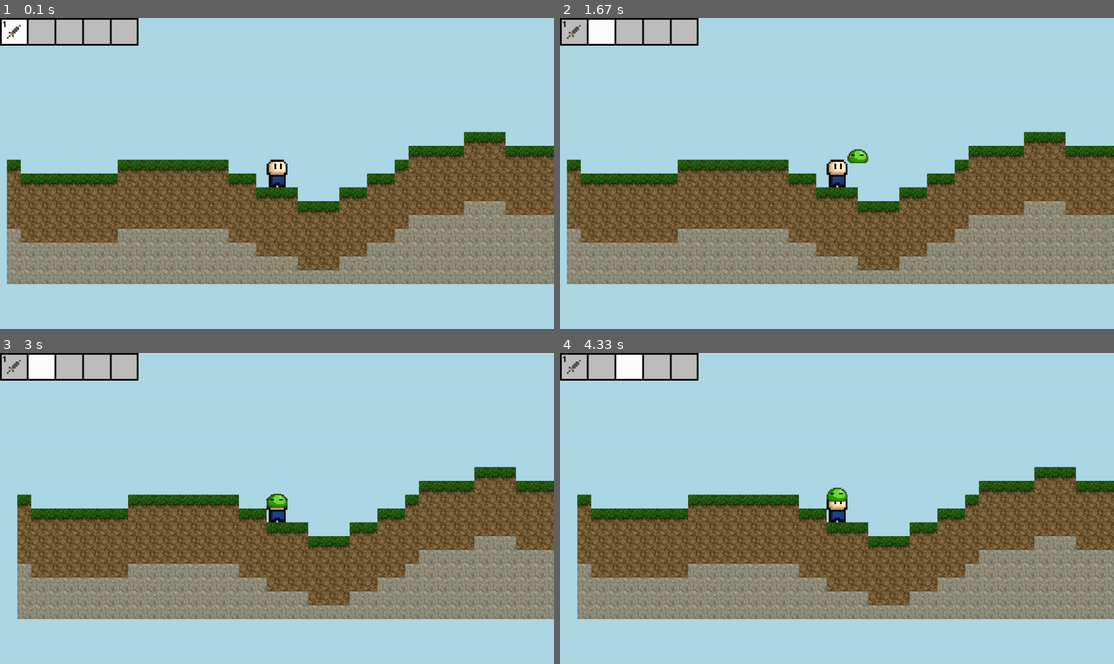
Above: before the commit, frames 1-4 (two rows, left to right).
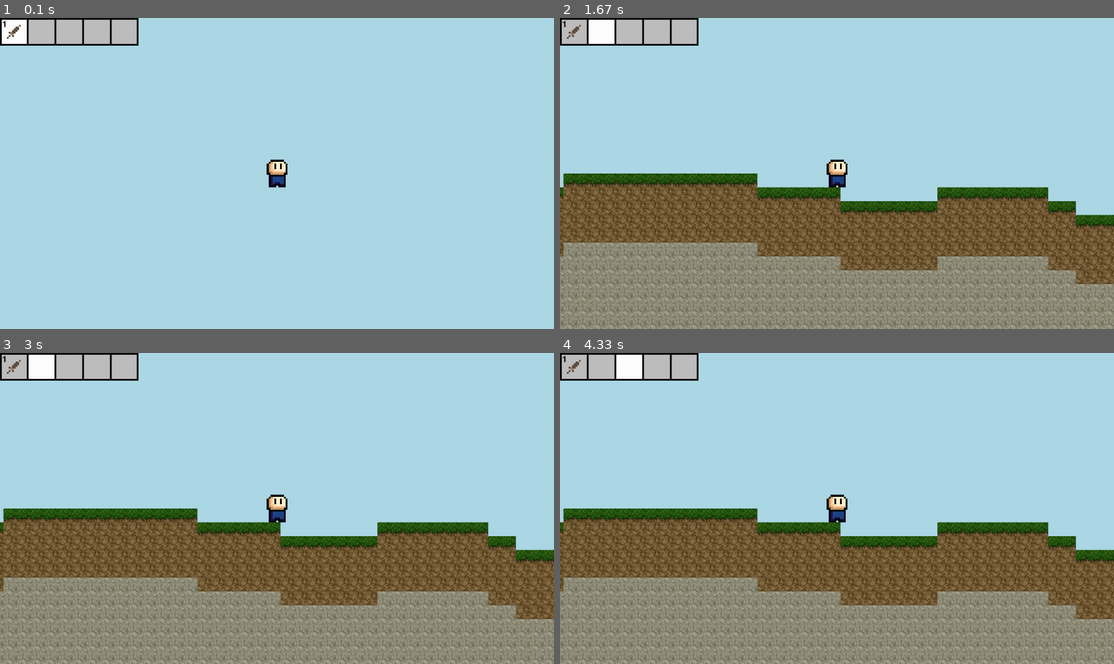
Above: after the commit, the same moments.

Repository: EricNohara/Pygame-Terraria-Clone
Game: pygame game, started from main.py
The game is run twice, just before and just after one commit, with the same random seed, the same clock (stepped at 60 frames per second) and the same inputs.
Inputs (mouse positions are in pixels of both pictures, inside the frame that each line leads up to):
- Up to frame 1 (0.1 s): no input
- Up to frame 2 (1.67 s): hold Right 0.33-0.8 s; move the mouse to (814, 185) at 0.37 s; hold Right 0.83-1.3 s; hold Left from 1.33 s (still down)
- Up to frame 3 (3 s): release Left at 1.87 s; hold Left 1.9-2.3 s; hold Right 2.33-2.97 s
- Up to frame 4 (4.33 s): hold Left 3-3.47 s; hold Right 3.5-3.97 s; hold Right from 4 s (still down)

The runs differ from the first frame. In frame 1, 38% of the frame differs, in the area x 1-100%, y 36-86%; in frame 2, 37%; in frame 3, 32%; in frame 4, 32%.

Commit message:
added chunk loading to game

Diff:
--- a/helper/myconstants.py
+++ b/helper/myconstants.py
@@ -11,9 +11,11 @@
 # physics
 GRAVITY = 0.1
 TERMINAL_VELOCITY = 2
-PLAYER_SPEED = 5
+PLAYER_SPEED = 10
 KNOCKBACK = 7
 FRICTION_CONSTANT = 0.2
 PLAYER_JUMP_POWER = 10
 TERRAIN_VOLATILITY = 0.08
 ENEMY_AGGRO_RANGE = 17.5
+CHUNKSIZE = 30
+CHUNKPIXELSIZE = CHUNKSIZE * TILESIZE
--- a/helper/scene.py
+++ b/helper/scene.py
@@ -6,6 +6,7 @@
 from helper.camera import Camera
 from opensimplex import OpenSimplex
 from inventory.inventory import Inventory
+from helper.items import *
 
 class Scene:
     def __init__(self, app) -> None:
@@ -26,8 +27,11 @@
         # Inventory:
         self.inventory = Inventory(self.app, self.textures)
 
-        self.player = Player([self.sprites], self.textures['player_static_right'], (600,300), {'group_list': self.group_list, 'textures': self.textures, 'inventory': self.inventory, 'health': 5})
+        self.player = Player([self.sprites], self.textures['player_static_right'], (0,0), {'group_list': self.group_list, 'textures': self.textures, 'inventory': self.inventory, 'health': 5})
         Mob([self.sprites, self.enemy_group], self.textures['slime_static_right'], (800, -500), parameters={'block_group': self.blocks, 'player': self.player, 'textures': self.textures, 'damage': 1})
+
+        self.chunks: dict[tuple[int, int], Chunk] = {}
+        self.active_chunks: dict[tuple[int, int], Chunk] = {}
 
         self.gen_world()
 
@@ -53,28 +57,98 @@
         return textures
 
     def gen_world(self):
+        pass
+
+    def update(self):
+        self.sprites.update()
+        self.inventory.update()
+        player_chunk_pos = Chunk.get_chunk_pos(self.player.rect.center)
+        positions = [player_chunk_pos,
+                     (player_chunk_pos[0] - 1, player_chunk_pos[1]),
+                     (player_chunk_pos[0] + 1, player_chunk_pos[1]),
+
+                     (player_chunk_pos[0] - 1, player_chunk_pos[1] - 1),
+                     (player_chunk_pos[0] + 1, player_chunk_pos[1] - 1),
+                     (player_chunk_pos[0], player_chunk_pos[1] - 1),
+
+                     (player_chunk_pos[0] - 1, player_chunk_pos[1] + 1),
+                     (player_chunk_pos[0] + 1, player_chunk_pos[1] + 1),
+                     (player_chunk_pos[0], player_chunk_pos[1] + 1),
+                     ]
+        for position in positions:
+            if position not in self.active_chunks:
+                if position in self.chunks:
+                    self.chunks[position].load_chunk()
+                    self.active_chunks[position] = self.chunks[position]
+                else:
+                    self.chunks[position] = Chunk(position, self.group_list, self.textures)
+                    self.active_chunks[position] = self.chunks[position]
+        target = None
+        for pos, chunk in self.active_chunks.items():
+            if pos not in positions:
+                target = pos
+        if target != None:
+            self.active_chunks[target].unload_chunk()
+            self.active_chunks.pop(target)
+
+    def draw(self):
+        self.app.screen.fill("lightblue")
+        self.sprites.draw(self.player, self.app.screen)
+        self.inventory.draw()
+
+
+class Chunk:
+    def __init__(self, position: tuple[int, int], group_list: dict[str, pg.sprite.Group], textures: dict[str, pg.Surface]):
+        self.position = position
+        self.group_list = group_list
+        self.textures = textures
+        self.blocks = []
+        self.gen_chunk()
+
+    def gen_chunk(self):
         noise_generator = OpenSimplex(seed=3284329854)
         height_map = []
-        for i in range(WIDTH//TILESIZE):
+        for i in range(CHUNKSIZE * self.position[0], CHUNKSIZE * self.position[0] + CHUNKSIZE):
             noise_value = noise_generator.noise2(i * TERRAIN_VOLATILITY, 0)
             height = int((noise_value + 1) * 4 + 5)
             height_map.append(height)
 
         for x in range(len(height_map)):
-            for y in range(height_map[x]):
+            if self.position[1] > 0:
+                height_val = CHUNKSIZE
+            elif self.position[1] < 0:
+                height_val = 0
+            else:
+                height_val = height_map[x]
+
+            for y in range(height_val):
                 y_offset = 5 - y + 6
                 block_type = 'dirt'
                 if y == height_map[x] - 1:
                     block_type = 'grassdirt'
                 if y < height_map[x] - 5:
                     block_type = 'stone'
-                Entity([self.sprites, self.blocks], self.textures[block_type], (x*TILESIZE, y_offset*TILESIZE), name = block_type)
+                if self.position[1] > 0:
+                    block_type = 'stone'
 
-    def update(self):
-        self.sprites.update()
-        self.inventory.update()
+                use_type = items[block_type].use_type
+                groups = [self.group_list[group] for group in items[block_type].groups]
+                self.blocks.append(use_type(groups,
+                                            self.textures[block_type],
+                                            (x * TILESIZE + (CHUNKPIXELSIZE * self.position[0]),
+                                             (CHUNKSIZE - y) * TILESIZE + (CHUNKPIXELSIZE * self.position[1])),
+                                             block_type))
 
-    def draw(self):
-        self.app.screen.fill("lightblue")
-        self.inventory.draw()
-        self.sprites.draw(self.player, self.app.screen)
+    def load_chunk(self):
+        for block in self.blocks:
+            groups = [self.group_list[group] for group in items[block.name].groups]
+            for group in groups:
+                group.add(block)
+
+    def unload_chunk(self):
+        for block in self.blocks:
+            block.kill()
+
+    @staticmethod
+    def get_chunk_pos(position):
+        return (position[0] // CHUNKPIXELSIZE, position[1] // CHUNKPIXELSIZE)
